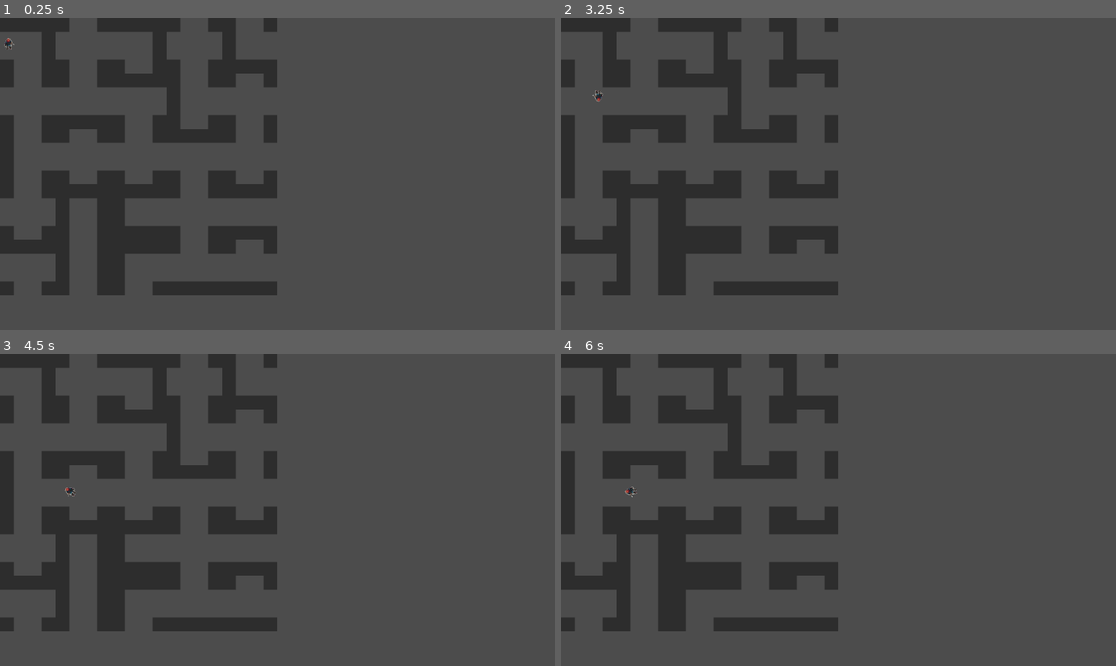
Above: before the commit, frames 1-4 (two rows, left to right).
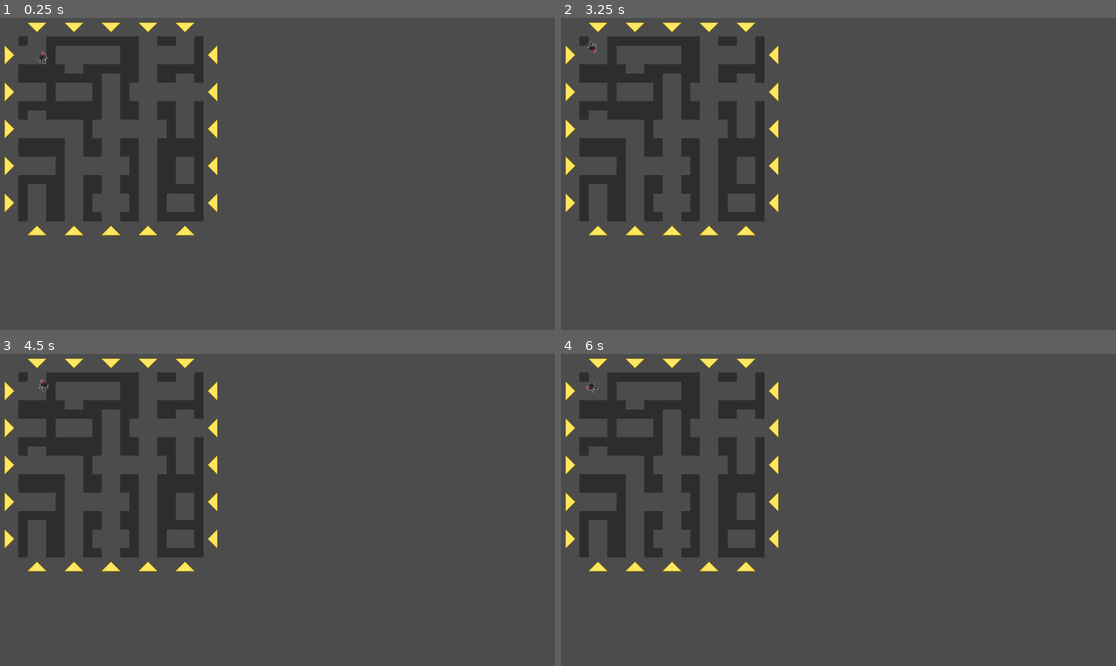
Above: after the commit, the same moments.

Repository: DorianSnowball/amazeing-mine
Game: Godot game, scene res://MainUI.tscn
Two runs of this game, one before a commit and one after it. Both use one fixed random seed, a clock stepped at 60 frames per second and the inputs below. Before the commit the project starts from res://Gamefield.tscn.
Inputs (mouse positions are in pixels of both pictures, inside the frame that each line leads up to):
- Up to frame 1 (0.25 s): no input
- Up to frame 2 (3.25 s): click (572, 55) at 0.52 s; tap Enter at 1.25 s; hold D (move_right) 1.28-2.78 s; tap Space (jümp) at 1.35, 2.1, 2.75, 2.85 s; hold A (move_left) from 2.78 s (still down)
- Up to frame 3 (4.5 s): release A (move_left) at 3.53 s; hold D (move_right) from 3.53 s (still down); tap Space (jümp) at 3.6, 4.35 s; tap Enter at 4.25 s
- Up to frame 4 (6 s): release D (move_right) at 5.03 s; hold A (move_left) 5.03-5.78 s; tap Space (jümp) at 5.1, 5.85 s; hold D (move_right) from 5.78 s (still down)

The runs differ from the first frame. In frame 1, 20% of the frame differs, in the area x 0-50%, y 0-89%; in frame 2, 20%; in frame 3, 20%; in frame 4, 20%.

Commit message:
added arrows to gamefield, make gamefield scalable

Diff:
--- /dev/null
+++ b/game/Arrow_Button.tscn
@@ -0,0 +1,17 @@
+[gd_scene load_steps=3 format=2]
+
+[ext_resource path="res://Sprites/arrow.png" type="Texture" id=1]
+[ext_resource path="res://Sprites/arrow_pressed.png" type="Texture" id=2]
+
+[node name="Node2D" type="Node2D"]
+
+[node name="TextureButton" type="TextureButton" parent="."]
+margin_left = -32.0
+margin_top = -32.0
+margin_right = 32.5
+margin_bottom = 32.0
+texture_normal = ExtResource( 1 )
+texture_pressed = ExtResource( 2 )
+__meta__ = {
+"_edit_use_anchors_": false
+}
--- a/game/Gamefield.gd
+++ b/game/Gamefield.gd
@@ -6,11 +6,16 @@
 var tile_T_piece = load("res://Tile_T_Piece.tscn")
 var tile_intersection = load("res://Tile_Intersection.tscn")
 
+var arrow_button = load("res://Arrow_Button.tscn")
+
 var tile_list = [tile_tube, tile_corner, tile_end_piece, tile_T_piece, tile_intersection]
 
 # Declare member variables here. Examples:
 var fieldsize_width : int = 5
 var fieldsize_height : int = 5
+
+var tile_scaling = 2
+var tile_basesize = 64
 
 var field : = []
 
@@ -73,31 +78,62 @@
     var j = 0
     for row in field:
         for node in row:
-            var tile : KinematicBody2D = tile_list[randi() % tile_list.size()].instance()
 
-            if randi() % 2 == 1:
-                tile.scale.y *= -1
 
-            if randi() % 2 == 1:
-                tile.scale.x *= -1
-
-            tile.rotate((randi() % 4)* 1.5707963268)
-
-            field[i][j] = tile
+            field[i][j] = getRandomTile()
             j+=1
         i+=1
         j=0
 
+func getRandomTile():
+    var tile : KinematicBody2D = tile_list[randi() % tile_list.size()].instance()
+    tile.scale = Vector2(tile_scaling, tile_scaling)
+
+    if randi() % 2 == 1:
+        tile.scale.y *= -1
+
+    if randi() % 2 == 1:
+        tile.scale.x *= -1
+
+    tile.rotate((randi() % 4)* 1.5707963268)
+    return tile
 
 func drawField():
 
     var i = 0
     var j = 0
     $".".get_children().clear()
+
+
+    # draw arrows
+    for x in range(fieldsize_width + 2):
+        for y in range(fieldsize_height + 2):
+            var arrow: Node2D = arrow_button.instance()
+            var button: TextureButton = arrow.get_child(0)
+            button.connect("pressed", self, "arrow_pressed", [Vector2(x,y)])
+
+            arrow.position = Vector2(x*(tile_basesize*tile_scaling), y*(tile_basesize*tile_scaling))
+            if x==0 and y in range(1,fieldsize_height+1): # left col
+                arrow.rotation_degrees = -90
+                arrow.position.x += tile_basesize / 2
+                $".".add_child(arrow)
+            if y == 0 and x in range(1,fieldsize_width+1): # top row
+                arrow.position.y += tile_basesize / 2
+                $".".add_child(arrow)
+            if x == fieldsize_width+1 and y in range(1, fieldsize_height+1): # right col
+                arrow.rotation_degrees = 90
+                arrow.position.x -= tile_basesize / 2
+                $".".add_child(arrow)
+            if y == fieldsize_height+1 and x in range(1,fieldsize_width+1): # bot row
+                arrow.rotation_degrees = 180
+                arrow.position.y -= tile_basesize / 2
+                $".".add_child(arrow)
+
+    # draw tiles
     for row in field:
         for node in row:
 
-            node.position = Vector2(j*192+96,i*192+96)
+            node.position = Vector2((j+0.5)*(tile_basesize*tile_scaling)+tile_basesize,(i+0.5)*(tile_basesize*tile_scaling)+tile_basesize)
 
             $".".add_child(node)
             j+=1
@@ -106,22 +142,25 @@
 
 func spawnDwarf():
     var dwarf = load("res://Dwarf.tscn").instance()
-    dwarf.position = Vector2(32, 32)
+    dwarf.position = Vector2(32+(tile_basesize*tile_scaling), 32+(tile_basesize*tile_scaling))
+    print(getCord(dwarf.position.x, dwarf.position.y))
     $".".add_child(dwarf)
-    #for row in field:
-        #for node in row:
-        #	#var sprite = $Tile_Corner
-        #	var sprite = Sprite.new()
-        #	sprite.texture = load(getTileTextureById(node))
-        #	sprite.position = Vector2(j*64+32,i*64+32)
-        #
-        #	$".".add_child(sprite)
-        #	j+=1
-        #i+=1
-        #j=0
 
-func getTileTextureById(id):
-    return "res://Sprites/tile"+str(id)+".png"
+func getRow(y):
+    return int(y-tile_basesize) / (tile_basesize * tile_scaling)
+
+func getCol(x):
+    return int(x-tile_basesize) / (tile_basesize * tile_scaling)
+
+func getCord(x,y):
+    return Vector2(getCol(x), getRow(y))
+
+func arrow_pressed(pos):
+    if pos.x == 0: # left row button pressed
+        print("left row")
+
+
+
 
 # Called every frame. 'delta' is the elapsed time since the previous frame.
 #func _process(delta):
--- /dev/null
+++ b/game/MainUI.tscn
@@ -0,0 +1,7 @@
+[gd_scene load_steps=2 format=2]
+
+[ext_resource path="res://Gamefield.tscn" type="PackedScene" id=1]
+
+[node name="MainUI" type="Node2D"]
+
+[node name="Gamefield" parent="." instance=ExtResource( 1 )]
--- a/game/Tile_Corner.tscn
+++ b/game/Tile_Corner.tscn
@@ -9,7 +9,6 @@
 extents = Vector2( 32, 8 )
 
 [node name="KinematicBody2D" type="KinematicBody2D"]
-scale = Vector2( 3, 3 )
 
 [node name="Sprite" type="Sprite" parent="."]
 texture = ExtResource( 1 )
--- a/game/Tile_End_Piece.tscn
+++ b/game/Tile_End_Piece.tscn
@@ -9,7 +9,6 @@
 extents = Vector2( 24, 8 )
 
 [node name="KinematicBody2D" type="KinematicBody2D"]
-scale = Vector2( 3, 3 )
 
 [node name="Sprite" type="Sprite" parent="."]
 texture = ExtResource( 1 )
--- a/game/Tile_Intersection.tscn
+++ b/game/Tile_Intersection.tscn
@@ -6,7 +6,6 @@
 extents = Vector2( 8, 8 )
 
 [node name="KinematicBody2D" type="KinematicBody2D"]
-scale = Vector2( 3, 3 )
 
 [node name="Sprite" type="Sprite" parent="."]
 texture = ExtResource( 1 )
--- a/game/Tile_T_Piece.tscn
+++ b/game/Tile_T_Piece.tscn
@@ -9,7 +9,6 @@
 extents = Vector2( 8, 8 )
 
 [node name="KinematicBody2D" type="KinematicBody2D"]
-scale = Vector2( 3, 3 )
 
 [node name="Tile_T_Piece" type="Sprite" parent="."]
 texture = ExtResource( 1 )
--- a/game/Tile_Tube.tscn
+++ b/game/Tile_Tube.tscn
@@ -6,7 +6,6 @@
 extents = Vector2( 32, 8 )
 
 [node name="KinematicBody2D" type="KinematicBody2D"]
-scale = Vector2( 3, 3 )
 
 [node name="Sprite" type="Sprite" parent="."]
 texture = ExtResource( 1 )
--- a/game/project.godot
+++ b/game/project.godot
@@ -16,7 +16,7 @@
 [application]
 
 config/name="ld48"
-run/main_scene="res://Gamefield.tscn"
+run/main_scene="res://MainUI.tscn"
 config/icon="res://icon.png"
 
 [display]
Binary file added: game/Sprites/arrow.png
Not shown, added: game/Sprites/arrow.png.import
Binary file added: game/Sprites/arrow_pressed.png
Not shown, added: game/Sprites/arrow_pressed.png.import
